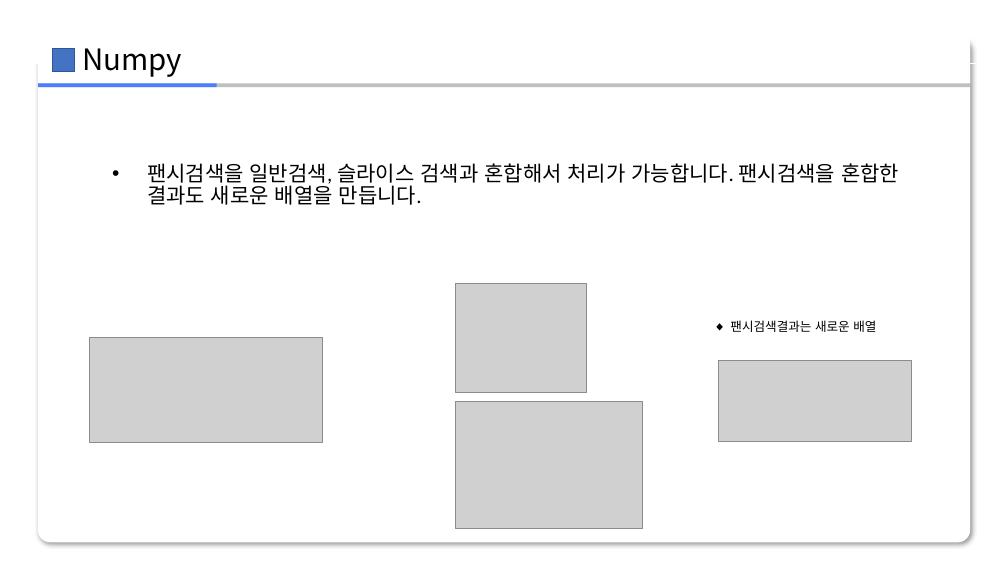
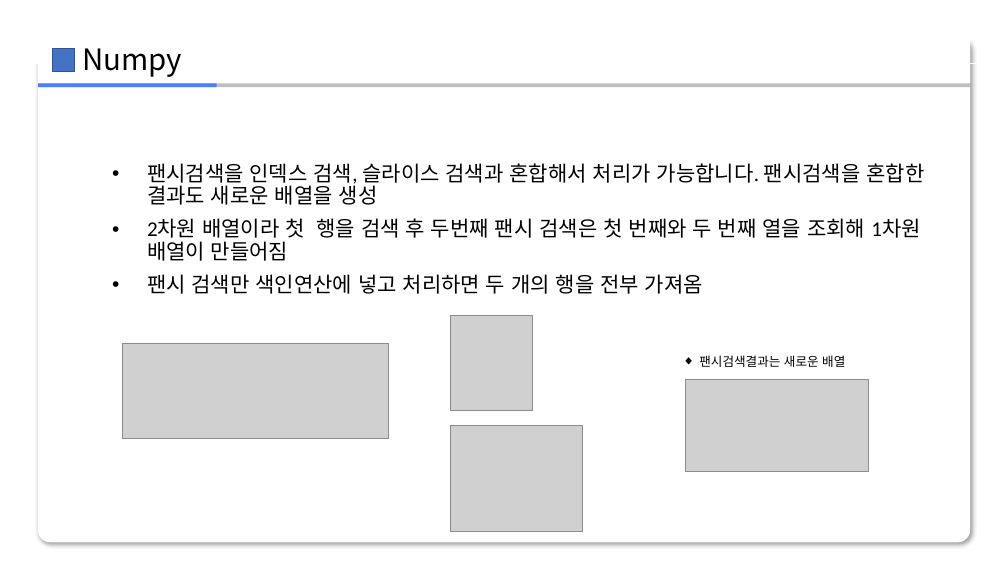
Before and after one commit to zerosum99/numpy_itple, a slide deck: slide 24 of 03장/[넘파이]03장.pptx (slide 12 before the commit). Drawn at 1008x567 pixels with LibreOffice and Linux fonts; fonts in the diff are those of the drawing; grey boxes stand for pictures; background and template pictures are left out. Boxes give left, top, right and bottom in pixels: in the first picture for what was removed or moved away, otherwise in the second. Text is boxed around its words. In the diff, an @@ line names an element or a change of style, - is before the commit and + after.

```diff
--- a/03장/[넘파이]03장.pptx
+++ b/03장/[넘파이]03장.pptx
@@ text at <box>147,163,924,294</box>: text changed @@
-• 팬시검색을 일반검색, 슬라이스 검색과 혼합해서 처리가 가능합니다. 팬시검색을 혼합한 결과도 새로운 배열을 만듭니다.
+• 팬시검색을 인덱스 검색, 슬라이스 검색과 혼합해서 처리가 가능합니다. 팬시검색을 혼합한 결과도 새로운 배열을 생성
+• 2차원 배열이라 첫 행을 검색 후 두번째 팬시 검색은 첫 번째와 두 번째 열을 조회해 1차원 배열이 만들어짐
+• 팬시 검색만 색인연산에 넣고 처리하면 두 개의 행을 전부 가져옴
@@ picture removed at <box>455,284,587,392</box> @@
@@ picture added at <box>451,315,532,411</box> @@
@@ picture: place and size @@
-picture at <box>90,338,323,443</box>
+picture at <box>123,343,388,439</box>
@@ text "팬시검색결과는 새로운 배열": place and size @@
-text "팬시검색결과는 새로운 배열" at <box>730,320,876,332</box>
+text "팬시검색결과는 새로운 배열" at <box>699,355,845,367</box>
@@ picture added at <box>685,380,869,472</box> @@
@@ picture removed at <box>719,361,912,442</box> @@
@@ picture: place and size @@
-picture at <box>455,402,643,529</box>
+picture at <box>451,426,583,532</box>
```
Also in this commit, not shown: 11 other slides changed, 23 slides added, 3 slides removed, 1 other file.
